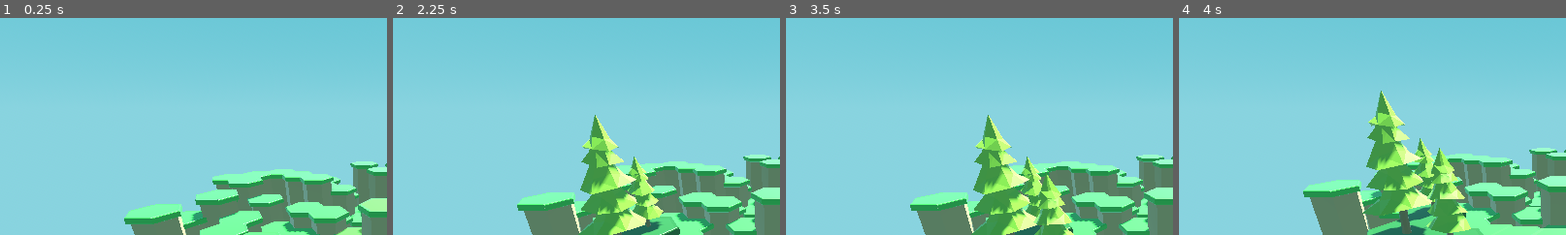
Above: before the commit, frames 1-4 (left to right).
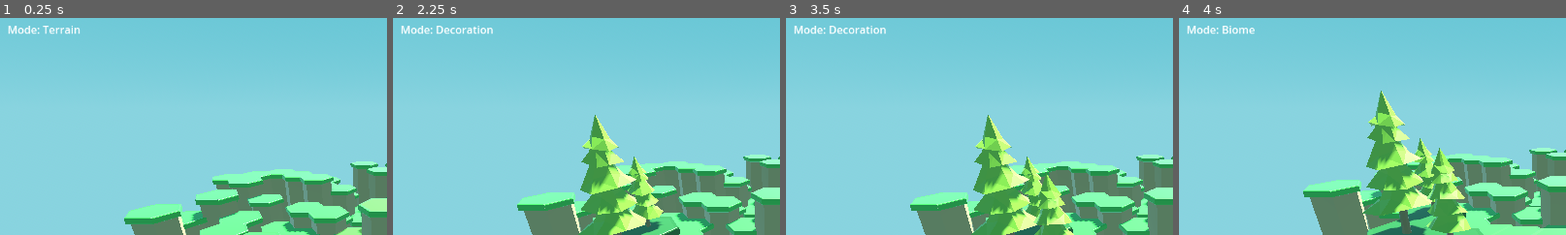
Above: after the commit, the same moments.

Repository: sixthkind/hexagon-godot
Game: Godot game, scene res://scene.tscn
The game is run twice, just before and just after one commit, with the same random seed, the same clock (stepped at 60 frames per second) and the same inputs.
Inputs (mouse positions are % of the whole screen's width and height, from its top left):
- Up to frame 1 (0.25 s): no input
- Up to frame 2 (2.25 s): tap Enter at 0.5, 2 s; move the mouse to (72, 45) at 0.52 s; hold Right 0.53-1.25 s; tap Q at 0.6 s; click (72, 45) at 0.67 s; tap Space at 1.25 s; drag from (30, 55) to (45, 70) at 1.27 s; move the mouse to (60, 28) at 2.02 s; hold Right from 2.03 s (still down); tap Shift at 2.1 s
- Up to frame 3 (3.5 s): release Right at 2.75 s; tap Space at 2.75 s; drag from (45, 70) to (20, 35) at 2.77 s
- Up to frame 4 (4 s): tap Enter at 3.5 s; move the mouse to (80, 65) at 3.52 s; hold Left from 3.53 s (still down); tap Q at 3.6 s
The pictures show only the part of the screen within x 1-51%, y 2-52%; the shares and areas given below are measured in that part.

The runs differ from the first frame. In frame 1, 0.4% of the frame differs, in the area x 2-21%, y 3-8%; in frame 2, 0.5%, in the area x 2-26%, y 3-8%; in frame 3, 0.5%; in frame 4, 0.4%.

Commit message:
Add label to display mode

Diff:
--- a/project.godot
+++ b/project.godot
@@ -14,3 +14,7 @@
 run/main_scene="res://scene.tscn"
 config/features=PackedStringArray("4.2", "Forward Plus")
 config/icon="res://icon.svg"
+
+[autoload]
+
+Signals="*res://scripts/Signals.gd"
--- a/scene.tscn
+++ b/scene.tscn
@@ -17,6 +17,7 @@
 [ext_resource type="PackedScene" uid="uid://75l1fnnptl8c" path="res://models/decorations/tree.glb" id="10_43sir"]
 [ext_resource type="PackedScene" uid="uid://2yanaeh1l6xi" path="res://models/decorations/rock.glb" id="10_x4jig"]
 [ext_resource type="PackedScene" uid="uid://n1ve5vdccxbx" path="res://models/decorations/seashell.glb" id="13_vpyjf"]
+[ext_resource type="Script" path="res://scripts/ModeLabel.gd" id="18_p6vya"]
 
 [sub_resource type="ProceduralSkyMaterial" id="ProceduralSkyMaterial_2c7br"]
 sky_top_color = Color(0.282353, 0.619608, 0.698039, 1)
@@ -132,3 +133,14 @@
 transform = Transform3D(100, 0, 0, 0, 100, 0, 0, 0, 100, 0, 1, 0)
 material_override = ExtResource("8_hs4hb")
 mesh = SubResource("PlaneMesh_3kst5")
+
+[node name="MarginContainer" type="MarginContainer" parent="."]
+offset_right = 40.0
+offset_bottom = 40.0
+theme_override_constants/margin_left = 20
+theme_override_constants/margin_top = 20
+
+[node name="ModeLabel" type="Label" parent="MarginContainer"]
+layout_mode = 2
+text = "Mode: [MODE]"
+script = ExtResource("18_p6vya")
--- /dev/null
+++ b/scripts/ModeLabel.gd
@@ -0,0 +1,15 @@
+extends Label
+
+func _ready():
+	Signals.mode_update.connect(mode_updated)
+	mode_updated(World.Mode.Terrain)
+
+func mode_updated(mode: World.Mode):
+	if mode == World.Mode.View:
+		text = "Mode: View"
+	elif mode == World.Mode.Terrain:
+		text = "Mode: Terrain"
+	elif mode == World.Mode.TerrainType:
+		text = "Mode: Biome"
+	elif mode == World.Mode.Decoration:
+		text = "Mode: Decoration"
--- /dev/null
+++ b/scripts/Signals.gd
@@ -0,0 +1,3 @@
+extends Node
+
+signal mode_update(mode: World.Mode)
--- a/scripts/World.gd
+++ b/scripts/World.gd
@@ -76,8 +76,10 @@
 		self.edit_size = max(self.edit_size - 1, 0)
 	elif event.keycode == KEY_LEFT:
 		self.mode = wrap(self.mode - 1, 0, len(Mode.values()))
+		Signals.mode_update.emit(self.mode)
 	elif event.keycode == KEY_RIGHT:
 		self.mode = wrap(self.mode + 1, 0, len(Mode.values()))
+		Signals.mode_update.emit(self.mode)
 
 func interact_terrain(event: InputEventMouseButton):
 	if mode == Mode.Terrain:
Not shown: 1 places in scene.tscn that only renumber resources
